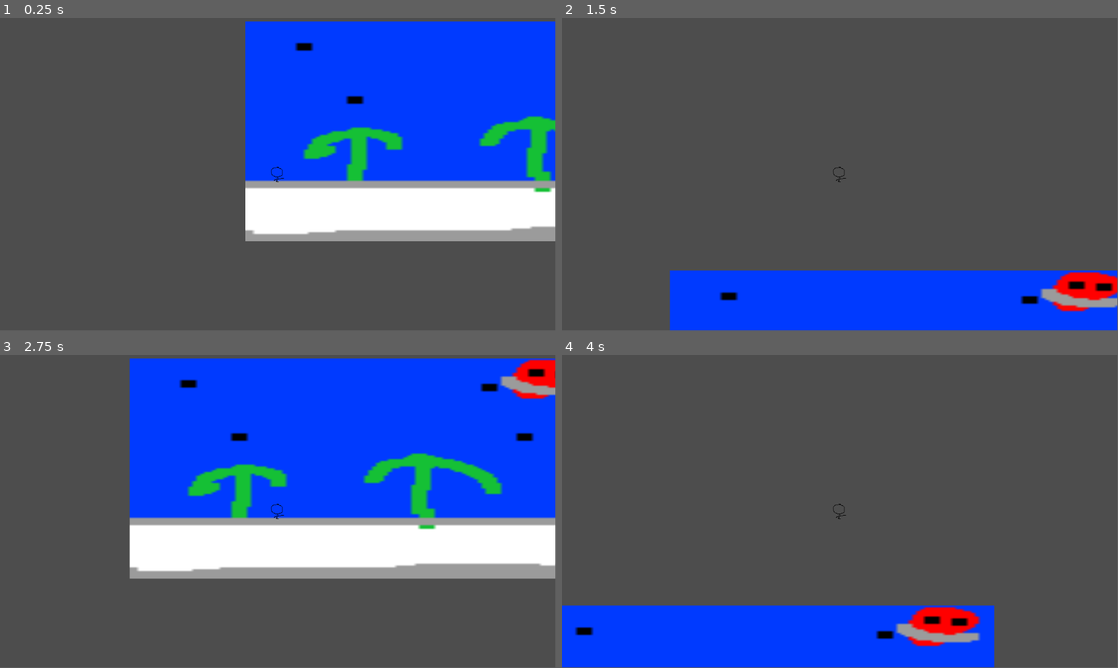
Above: before the commit, frames 1-4 (two rows, left to right).
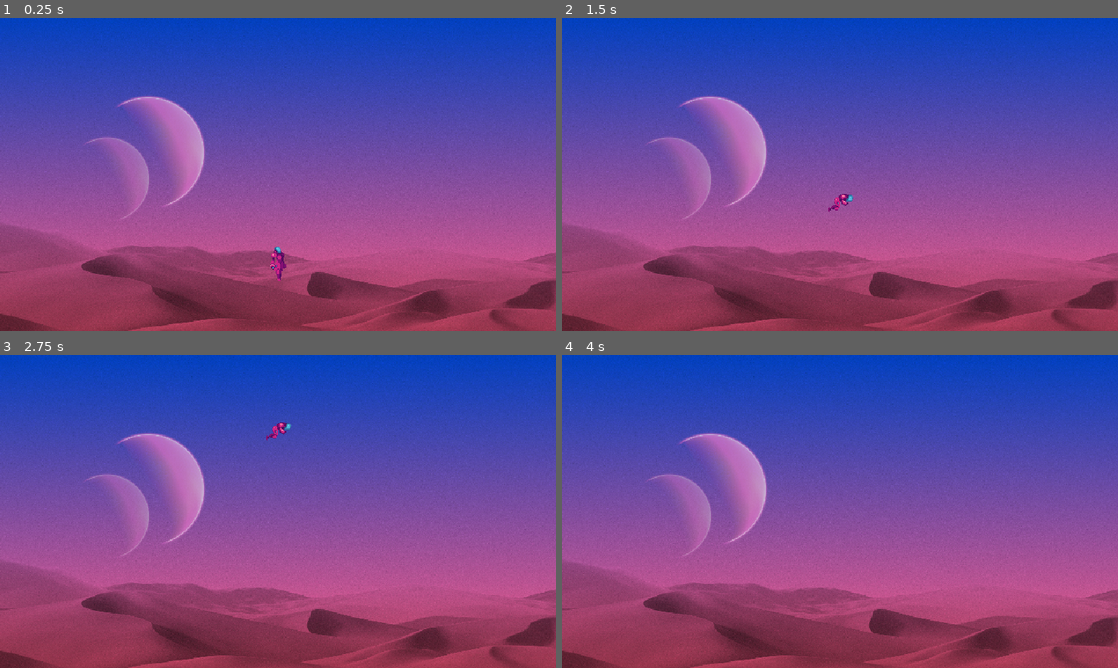
Above: after the commit, the same moments.

Repository: toothdie299/gamecoolman
Game: Godot game, scene res://scenes/game.tscn
Two runs of this game, one before a commit and one after it. Both use one fixed random seed, a clock stepped at 60 frames per second and the inputs below. Before the commit the project starts from res://scene/game.tscn.
Inputs:
- Up to frame 1 (0.25 s): no input
- Up to frame 2 (1.5 s): tap Enter (ui_accept) at 0.5, 0.6 s; hold Right (ui_right) from 0.53 s (still down); tap Space (jump, bound only after the commit) at 0.77, 0.8, 1.07, 1.35 s
- Up to frame 3 (2.75 s): tap Space (jump, bound only after the commit) at 1.52, 1.82, 2.3 s; tap Enter (ui_accept) at 1.55, 2.1 s; release Right (ui_right) at 2.03 s; hold Left (ui_left) from 2.03 s (still down)
- Up to frame 4 (4 s): release Left (ui_left) at 2.78 s; hold Right (ui_right) from 2.78 s (still down); tap Enter (ui_accept) at 2.85 s; tap Space (jump, bound only after the commit) at 3.02, 3.32, 3.6, 3.77 s
In our replay, the window is 799x449 before the commit and 800x450 after it. These sizes can differ from the game's own. Grey fills any space a smaller window leaves; there, only what the larger window draws over its background counts as a difference.

The runs differ from the first frame. In frame 1, 100% of the frame differs, in the area x 0-100%, y 0-100%; in frame 2, 100%; in frame 3, 100%; in frame 4, 100%.

Commit message:
add stuff
add some animation and simple movement

jump animation and jump it self not working. can spam it to jump higher and when jumping horizontal jump animation don't play.

Diff:
--- a/icon.svg
+++ /dev/null
@@ -1 +0,0 @@
-<svg height="128" width="128" xmlns="http://www.w3.org/2000/svg"><rect x="2" y="2" width="124" height="124" rx="14" fill="#363d52" stroke="#212532" stroke-width="4"/><g transform="scale(.101) translate(122 122)"><g fill="#fff"><path d="M105 673v33q407 354 814 0v-33z"/><path d="m105 673 152 14q12 1 15 14l4 67 132 10 8-61q2-11 15-15h162q13 4 15 15l8 61 132-10 4-67q3-13 15-14l152-14V427q30-39 56-81-35-59-83-108-43 20-82 47-40-37-88-64 7-51 8-102-59-28-123-42-26 43-46 89-49-7-98 0-20-46-46-89-64 14-123 42 1 51 8 102-48 27-88 64-39-27-82-47-48 49-83 108 26 42 56 81zm0 33v39c0 276 813 276 814 0v-39l-134 12-5 69q-2 10-14 13l-162 11q-12 0-16-11l-10-65H446l-10 65q-4 11-16 11l-162-11q-12-3-14-13l-5-69z" fill="#478cbf"/><path d="M483 600c0 34 58 34 58 0v-86c0-34-58-34-58 0z"/><circle cx="725" cy="526" r="90"/><circle cx="299" cy="526" r="90"/></g><g fill="#414042"><circle cx="307" cy="532" r="60"/><circle cx="717" cy="532" r="60"/></g></g></svg>
--- a/project.godot
+++ b/project.godot
@@ -11,14 +11,35 @@
 [application]
 
 config/name="game on"
-run/main_scene="res://scene/game.tscn"
+run/main_scene="res://scenes/game.tscn"
 config/features=PackedStringArray("4.2", "Forward Plus")
-config/icon="res://icon.svg"
+
+[display]
+
+window/size/viewport_width=640
+window/size/viewport_height=360
+window/size/window_width_override=1280
+window/size/window_height_override=720
+window/stretch/mode="viewport"
 
 [input]
 
-down={
+move_left={
 "deadzone": 0.5,
-"events": [Object(InputEventKey,"resource_local_to_scene":false,"resource_name":"","device":0,"window_id":0,"alt_pressed":false,"shift_pressed":false,"ctrl_pressed":false,"meta_pressed":false,"pressed":false,"keycode":0,"physical_keycode":4194322,"key_label":0,"unicode":0,"echo":false,"script":null)
+"events": [Object(InputEventKey,"resource_local_to_scene":false,"resource_name":"","device":-1,"window_id":0,"alt_pressed":false,"shift_pressed":false,"ctrl_pressed":false,"meta_pressed":false,"pressed":false,"keycode":0,"physical_keycode":65,"key_label":0,"unicode":97,"echo":false,"script":null)
 ]
 }
+move_right={
+"deadzone": 0.5,
+"events": [Object(InputEventKey,"resource_local_to_scene":false,"resource_name":"","device":-1,"window_id":0,"alt_pressed":false,"shift_pressed":false,"ctrl_pressed":false,"meta_pressed":false,"pressed":false,"keycode":0,"physical_keycode":68,"key_label":0,"unicode":100,"echo":false,"script":null)
+]
+}
+jump={
+"deadzone": 0.5,
+"events": [Object(InputEventKey,"resource_local_to_scene":false,"resource_name":"","device":-1,"window_id":0,"alt_pressed":false,"shift_pressed":false,"ctrl_pressed":false,"meta_pressed":false,"pressed":false,"keycode":0,"physical_keycode":32,"key_label":0,"unicode":32,"echo":false,"script":null)
+]
+}
+
+[rendering]
+
+textures/canvas_textures/default_texture_filter=0
--- a/scene/CharacterBody2D.gd
+++ /dev/null
@@ -1,28 +0,0 @@
-extends CharacterBody2D
-
-
-const SPEED = 300.0
-const JUMP_VELOCITY = -1000.0
-
-# Get the gravity from the project settings to be synced with RigidBody nodes.
-var gravity = ProjectSettings.get_setting("physics/2d/default_gravity")
-
-
-func _physics_process(delta):
-	# Add the gravity.
-	if not is_on_floor():
-		velocity.y += gravity * delta
-
-	# Handle jump.
-	if Input.is_action_just_pressed("ui_accept") and is_on_floor():
-		velocity.y = JUMP_VELOCITY
-
-	# Get the input direction and handle the movement/deceleration.
-	# As good practice, you should replace UI actions with custom gameplay actions.
-	var direction = Input.get_axis("ui_left", "ui_right")
-	if direction:
-		velocity.x = direction * SPEED
-	else:
-		velocity.x = move_toward(velocity.x, 0, SPEED)
-
-	move_and_slide()
--- a/scene/game.tscn
+++ /dev/null
@@ -1,30 +0,0 @@
-[gd_scene load_steps=5 format=3 uid="uid://me0pe43gry8k"]
-
-[ext_resource type="Texture2D" uid="uid://dy6ots2pnh4ks" path="res://charcyer/New Piskel-1.png (2).png" id="1_j3ac3"]
-[ext_resource type="PackedScene" uid="uid://g1y8uhfo2uoi" path="res://scene/wall.tscn" id="2_kntot"]
-
-[sub_resource type="RectangleShape2D" id="RectangleShape2D_45n5r"]
-size = Vector2(976, 34)
-
-[sub_resource type="RectangleShape2D" id="RectangleShape2D_ob84u"]
-size = Vector2(994, 20)
-
-[node name="game" type="Node2D"]
-
-[node name="NewPiskel-1_png(2)" type="Sprite2D" parent="."]
-position = Vector2(497, 241)
-scale = Vector2(8.10833, 3.80739)
-texture = ExtResource("1_j3ac3")
-
-[node name="wall" parent="." instance=ExtResource("2_kntot")]
-position = Vector2(77, 323)
-
-[node name="StaticBody2D" type="StaticBody2D" parent="."]
-
-[node name="CollisionShape2D" type="CollisionShape2D" parent="StaticBody2D"]
-position = Vector2(506, 454)
-shape = SubResource("RectangleShape2D_45n5r")
-
-[node name="CollisionShape2D2" type="CollisionShape2D" parent="StaticBody2D"]
-position = Vector2(505, 355)
-shape = SubResource("RectangleShape2D_ob84u")
--- a/scene/wall.tscn
+++ /dev/null
@@ -1,41 +0,0 @@
-[gd_scene load_steps=6 format=3 uid="uid://g1y8uhfo2uoi"]
-
-[ext_resource type="Texture2D" uid="uid://cs278q2epff4c" path="res://charcyer/New Piskel-1.png.png" id="1_o0wji"]
-[ext_resource type="Script" path="res://scene/CharacterBody2D.gd" id="1_oayrl"]
-
-[sub_resource type="AtlasTexture" id="AtlasTexture_n28mf"]
-atlas = ExtResource("1_o0wji")
-region = Rect2(0, 0, 32, 32)
-
-[sub_resource type="SpriteFrames" id="SpriteFrames_1ch4r"]
-animations = [{
-"frames": [{
-"duration": 1.0,
-"texture": SubResource("AtlasTexture_n28mf")
-}],
-"loop": true,
-"name": &"default",
-"speed": 5.0
-}, {
-"frames": [],
-"loop": true,
-"name": &"new_animation",
-"speed": 5.0
-}]
-
-[sub_resource type="CapsuleShape2D" id="CapsuleShape2D_u6i26"]
-
-[node name="wall" type="Node2D"]
-position = Vector2(0, -1)
-
-[node name="CharacterBody2D" type="CharacterBody2D" parent="."]
-position = Vector2(0, 1)
-script = ExtResource("1_oayrl")
-
-[node name="AnimatedSprite2D" type="AnimatedSprite2D" parent="CharacterBody2D"]
-sprite_frames = SubResource("SpriteFrames_1ch4r")
-
-[node name="CollisionShape2D" type="CollisionShape2D" parent="CharacterBody2D"]
-shape = SubResource("CapsuleShape2D_u6i26")
-
-[node name="Camera2D" type="Camera2D" parent="CharacterBody2D"]
--- /dev/null
+++ b/scenes/game.tscn
@@ -0,0 +1,27 @@
+[gd_scene load_steps=4 format=3 uid="uid://dtsc8mqyjfgcy"]
+
+[ext_resource type="PackedScene" uid="uid://d15k2qgifmb1s" path="res://scenes/player.tscn" id="1_sxyds"]
+[ext_resource type="Texture2D" uid="uid://dj6lnrv2qxepe" path="res://assets/background/desert_moons.png" id="1_yyvv7"]
+
+[sub_resource type="WorldBoundaryShape2D" id="WorldBoundaryShape2D_vtlvh"]
+distance = 47.0
+
+[node name="game" type="Node2D"]
+
+[node name="DesertMoons" type="Sprite2D" parent="."]
+position = Vector2(-0.500031, -54)
+scale = Vector2(0.333854, 0.333333)
+texture = ExtResource("1_yyvv7")
+
+[node name="Player" parent="." instance=ExtResource("1_sxyds")]
+position = Vector2(1, 35)
+
+[node name="StaticBody2D" type="StaticBody2D" parent="."]
+position = Vector2(-3, 79)
+
+[node name="CollisionShape2D" type="CollisionShape2D" parent="StaticBody2D"]
+position = Vector2(3, 93)
+shape = SubResource("WorldBoundaryShape2D_vtlvh")
+
+[node name="Camera2D" type="Camera2D" parent="."]
+position = Vector2(0, -54)
--- /dev/null
+++ b/scenes/player.tscn
@@ -0,0 +1,183 @@
+[gd_scene load_steps=27 format=3 uid="uid://d15k2qgifmb1s"]
+
+[ext_resource type="Script" path="res://scripts/player.gd" id="1_bujwp"]
+[ext_resource type="Texture2D" uid="uid://dvcn5hdq2dk75" path="res://assets/sprites/player/player-idle.png" id="2_dqk72"]
+[ext_resource type="Texture2D" uid="uid://djt2oq7t4t1gj" path="res://assets/sprites/player/player-jump.png" id="3_0md1y"]
+[ext_resource type="Texture2D" uid="uid://d4evh8ywyw68i" path="res://assets/sprites/player/player-run.png" id="3_qvae0"]
+
+[sub_resource type="AtlasTexture" id="AtlasTexture_tet14"]
+atlas = ExtResource("2_dqk72")
+region = Rect2(0, 0, 80, 80)
+
+[sub_resource type="AtlasTexture" id="AtlasTexture_p63ng"]
+atlas = ExtResource("2_dqk72")
+region = Rect2(80, 0, 80, 80)
+
+[sub_resource type="AtlasTexture" id="AtlasTexture_td0bq"]
+atlas = ExtResource("2_dqk72")
+region = Rect2(160, 0, 80, 80)
+
+[sub_resource type="AtlasTexture" id="AtlasTexture_l363m"]
+atlas = ExtResource("2_dqk72")
+region = Rect2(240, 0, 80, 80)
+
+[sub_resource type="AtlasTexture" id="AtlasTexture_ff1kn"]
+atlas = ExtResource("3_0md1y")
+region = Rect2(0, 0, 80, 80)
+
+[sub_resource type="AtlasTexture" id="AtlasTexture_jcdw1"]
+atlas = ExtResource("3_0md1y")
+region = Rect2(80, 0, 80, 80)
+
+[sub_resource type="AtlasTexture" id="AtlasTexture_jj7f4"]
+atlas = ExtResource("3_0md1y")
+region = Rect2(160, 0, 80, 80)
+
+[sub_resource type="AtlasTexture" id="AtlasTexture_hc3nq"]
+atlas = ExtResource("3_0md1y")
+region = Rect2(240, 0, 80, 80)
+
+[sub_resource type="AtlasTexture" id="AtlasTexture_q80y8"]
+atlas = ExtResource("3_0md1y")
+region = Rect2(320, 0, 80, 80)
+
+[sub_resource type="AtlasTexture" id="AtlasTexture_d3vta"]
+atlas = ExtResource("3_0md1y")
+region = Rect2(400, 0, 80, 80)
+
+[sub_resource type="AtlasTexture" id="AtlasTexture_7a1k2"]
+atlas = ExtResource("3_qvae0")
+region = Rect2(0, 0, 80, 80)
+
+[sub_resource type="AtlasTexture" id="AtlasTexture_vyekf"]
+atlas = ExtResource("3_qvae0")
+region = Rect2(80, 0, 80, 80)
+
+[sub_resource type="AtlasTexture" id="AtlasTexture_lyvq0"]
+atlas = ExtResource("3_qvae0")
+region = Rect2(160, 0, 80, 80)
+
+[sub_resource type="AtlasTexture" id="AtlasTexture_ubrlc"]
+atlas = ExtResource("3_qvae0")
+region = Rect2(240, 0, 80, 80)
+
+[sub_resource type="AtlasTexture" id="AtlasTexture_1bi5t"]
+atlas = ExtResource("3_qvae0")
+region = Rect2(320, 0, 80, 80)
+
+[sub_resource type="AtlasTexture" id="AtlasTexture_jvakp"]
+atlas = ExtResource("3_qvae0")
+region = Rect2(400, 0, 80, 80)
+
+[sub_resource type="AtlasTexture" id="AtlasTexture_k7slo"]
+atlas = ExtResource("3_qvae0")
+region = Rect2(480, 0, 80, 80)
+
+[sub_resource type="AtlasTexture" id="AtlasTexture_hc3g3"]
+atlas = ExtResource("3_qvae0")
+region = Rect2(560, 0, 80, 80)
+
+[sub_resource type="AtlasTexture" id="AtlasTexture_nj1xm"]
+atlas = ExtResource("3_qvae0")
+region = Rect2(640, 0, 80, 80)
+
+[sub_resource type="AtlasTexture" id="AtlasTexture_6pr6q"]
+atlas = ExtResource("3_qvae0")
+region = Rect2(720, 0, 80, 80)
+
+[sub_resource type="SpriteFrames" id="SpriteFrames_f8o7t"]
+animations = [{
+"frames": [{
+"duration": 1.0,
+"texture": SubResource("AtlasTexture_tet14")
+}, {
+"duration": 1.0,
+"texture": SubResource("AtlasTexture_p63ng")
+}, {
+"duration": 1.0,
+"texture": SubResource("AtlasTexture_td0bq")
+}, {
+"duration": 1.0,
+"texture": SubResource("AtlasTexture_l363m")
+}],
+"loop": true,
+"name": &"idle",
+"speed": 5.0
+}, {
+"frames": [{
+"duration": 1.0,
+"texture": SubResource("AtlasTexture_ff1kn")
+}, {
+"duration": 1.0,
+"texture": SubResource("AtlasTexture_jcdw1")
+}, {
+"duration": 1.0,
+"texture": SubResource("AtlasTexture_jj7f4")
+}, {
+"duration": 1.0,
+"texture": SubResource("AtlasTexture_hc3nq")
+}, {
+"duration": 1.0,
+"texture": SubResource("AtlasTexture_q80y8")
+}, {
+"duration": 1.0,
+"texture": SubResource("AtlasTexture_d3vta")
+}],
+"loop": true,
+"name": &"jump",
+"speed": 10.0
+}, {
+"frames": [{
+"duration": 1.0,
+"texture": SubResource("AtlasTexture_7a1k2")
+}, {
+"duration": 1.0,
+"texture": SubResource("AtlasTexture_vyekf")
+}, {
+"duration": 1.0,
+"texture": SubResource("AtlasTexture_lyvq0")
+}, {
+"duration": 1.0,
+"texture": SubResource("AtlasTexture_ubrlc")
+}, {
+"duration": 1.0,
+"texture": SubResource("AtlasTexture_1bi5t")
+}, {
+"duration": 1.0,
+"texture": SubResource("AtlasTexture_jvakp")
+}, {
+"duration": 1.0,
+"texture": SubResource("AtlasTexture_k7slo")
+}, {
+"duration": 1.0,
+"texture": SubResource("AtlasTexture_hc3g3")
+}, {
+"duration": 1.0,
+"texture": SubResource("AtlasTexture_nj1xm")
+}, {
+"duration": 1.0,
+"texture": SubResource("AtlasTexture_6pr6q")
+}],
+"loop": true,
+"name": &"run",
+"speed": 10.0
+}]
+
+[sub_resource type="CapsuleShape2D" id="CapsuleShape2D_qlpbb"]
+radius = 6.0
+height = 36.0
+
+[node name="Player" type="CharacterBody2D"]
+collision_layer = 2
+script = ExtResource("1_bujwp")
+
+[node name="AnimatedSprite2D" type="AnimatedSprite2D" parent="."]
+position = Vector2(0, -24)
+sprite_frames = SubResource("SpriteFrames_f8o7t")
+animation = &"jump"
+autoplay = "idle"
+frame_progress = 0.613793
+
+[node name="CollisionShape2D" type="CollisionShape2D" parent="."]
+position = Vector2(0, -18)
+shape = SubResource("CapsuleShape2D_qlpbb")
--- /dev/null
+++ b/scripts/player.gd
@@ -0,0 +1,69 @@
+extends CharacterBody2D
+
+@onready var animated_sprite_2d = $AnimatedSprite2D
+
+const GRAVITY = 1000
+const SPEED = 300
+const JUMP = -300
+const JUMP_HORIZONTAL = 100
+
+enum State {Idle, Run, Jump}
+
+var current_state
+
+func _ready():
+	current_state = State.Idle
+
+
+func _physics_process(delta):
+	player_falling(delta)
+	player_idle(delta)
+	player_run(delta)
+	player_jump(delta)
+
+	move_and_slide()
+
+	player_animations()
+
+	print("State: ", State.keys()[current_state])
+
+
+func player_falling (delta):
+	if !is_on_floor():
+		velocity.y += GRAVITY * delta
+
+
+func player_idle(delta):
+	if is_on_floor():
+		current_state = State.Idle
+
+
+func player_run(delta):
+	var direction = Input.get_axis("move_left","move_right")
+
+	if direction:
+		velocity.x = direction * SPEED
+	else:
+		velocity.x = move_toward(velocity.x, 0, SPEED)
+
+	if direction != 0:
+		current_state = State.Run
+		animated_sprite_2d.flip_h = false if direction > 0 else true
+
+
+func player_jump(delta):
+	if Input.is_action_just_pressed("jump"):
+		velocity.y = JUMP
+		current_state = State.Jump
+
+	if !is_on_floor() and current_state == State.Jump:
+		var direction = Input.get_axis("move_left","move_right")
+		velocity.x += direction * JUMP_HORIZONTAL * delta
+
+func player_animations():
+	if current_state == State.Idle:
+		animated_sprite_2d.play("idle")
+	elif current_state == State.Run:
+		animated_sprite_2d.play("run")
+	elif current_state == State.Jump:
+		animated_sprite_2d.play("jump")
Binary file added: assets/background/desert_moons.png
Not shown, changed: assets/background/desert_moons.png.import
Binary file added: assets/sprites/player/player-idle.png
Not shown, added: assets/sprites/player/player-idle.png.import
Binary file added: assets/sprites/player/player-jump.png
Not shown, changed: assets/sprites/player/player-jump.png.import
Binary file added: assets/sprites/player/player-run.png
Not shown, changed: assets/sprites/player/player-run.png.import
Binary file removed: charcyer/New Piskel-1.png (2).png
Binary file removed: charcyer/New Piskel-1.png.png
Binary file removed: charcyer/New Piskel.gif
Not shown, added: scenes/pla4AE0.tmp
